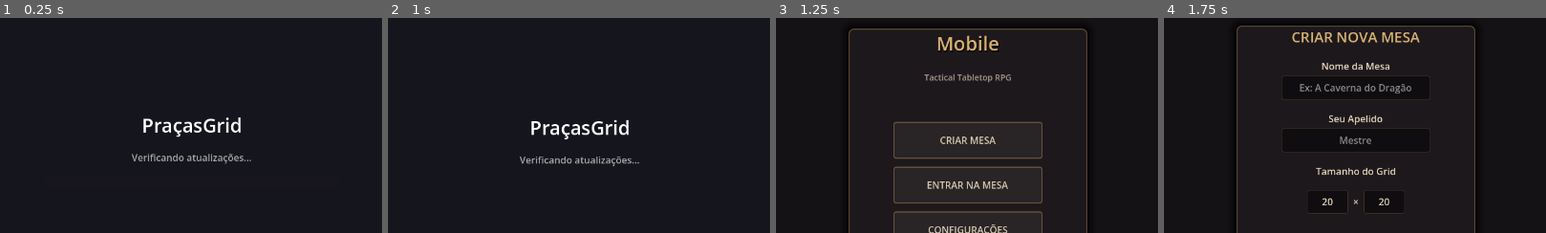
Above: before the commit, frames 1-4 (left to right).
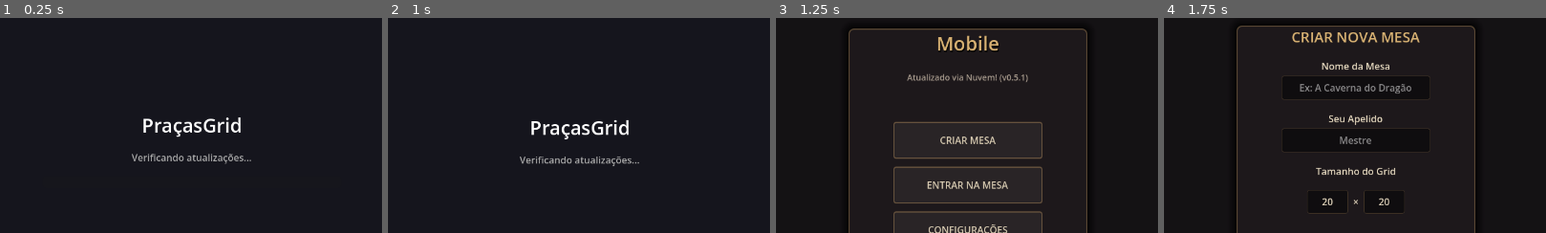
Above: after the commit, the same moments.

Repository: Asllow/vtt-mobile
Game: Godot game, scene res://scenes/ui/updater/Updater.tscn
Same seed, same stepped clock (60 frames per second), same inputs: the game is played once before the commit and once after it.
Inputs (mouse positions are % of the whole screen's width and height, from its top left):
- Up to frame 1 (0.25 s): no input
- Up to frame 2 (1 s): tap Enter at 0.5 s; move the mouse to (72, 45) at 0.52 s; click (72, 45) at 0.67 s
- Up to frame 3 (1.25 s): no input
- Up to frame 4 (1.75 s): click "CRIAR MESA" at 1.25 s
The pictures show only the part of the screen within x 25-75%, y 19-69%; the shares and areas given below are measured in that part.

Frames 1-2 are identical in both runs. In frame 3, 0.6% of the frame differs, in the area x 34-66%, y 25-31%; in frame 4, nothing differs.

Commit message:
Upload 0.5.1 patch.pck with visual test

Diff:
--- a/scenes/ui/menu/MainMenu.tscn
+++ b/scenes/ui/menu/MainMenu.tscn
@@ -151,7 +151,7 @@
 layout_mode = 2
 theme_override_colors/font_color = Color(0.65, 0.6, 0.55, 1)
 theme_override_font_sizes/font_size = 14
-text = "Tactical Tabletop RPG"
+text = "Atualizado via Nuvem! (v0.5.1)"
 horizontal_alignment = 1
 
 [node name="Spacer" type="Control" parent="MainPanel/VBoxContainer"]
--- a/scripts/ui/updater/updater.gd
+++ b/scripts/ui/updater/updater.gd
@@ -1,6 +1,6 @@
 extends Control
 
-const CURRENT_VERSION = "0.5.0"
+const CURRENT_VERSION = "0.5.1"
 # URL base que vai apontar pro arquivo version.json no GitHub (Raw)
 var VERSION_URL = "https://raw.githubusercontent.com/Asllow/vtt-mobile/main/version.json"
 
